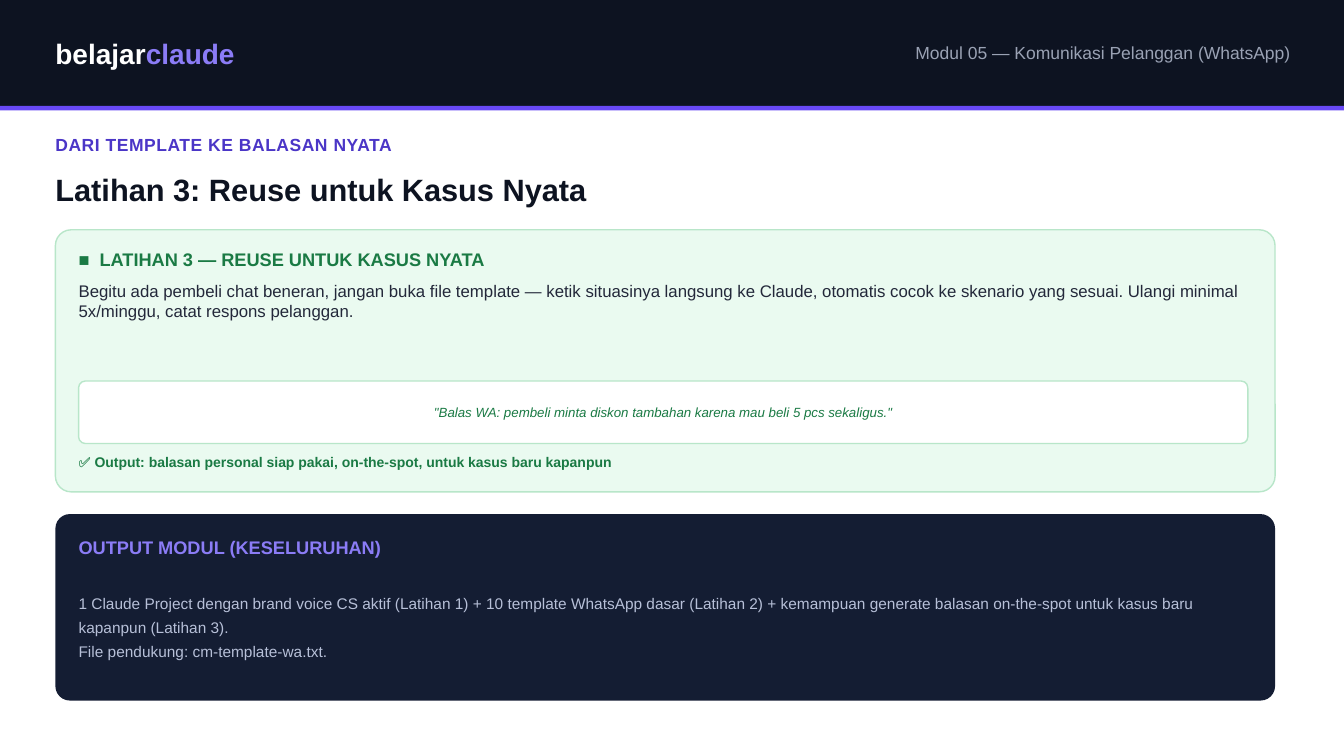
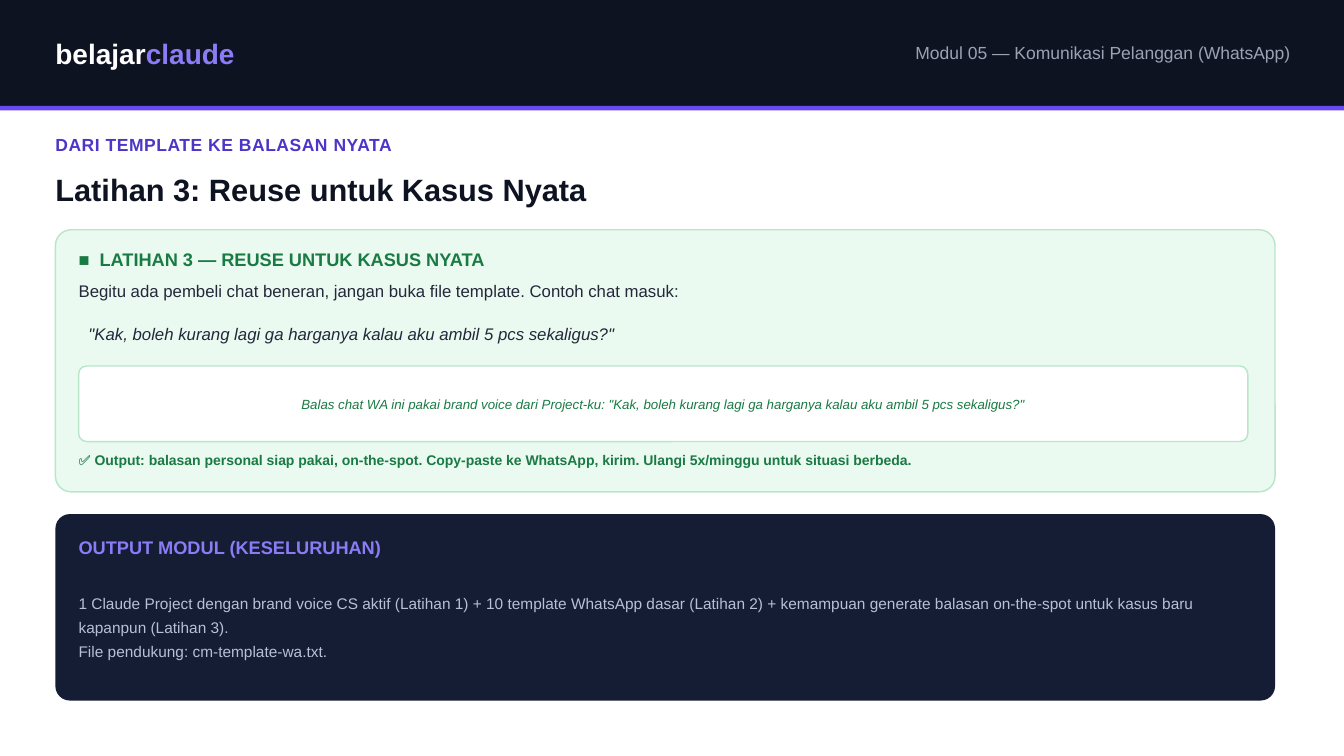
Before and after one commit to juliautomo/belajar-claude, a slide deck: slide 7 of Content-Marketing/M05-Komunikasi-Pelanggan/K3-M05-Komunikasi-Pelanggan.pptx (slide 8 before the commit). Drawn at 1344x756 pixels with LibreOffice and Linux fonts; fonts in the diff are those of the drawing. Boxes give left, top, right and bottom in pixels: in the first picture for what was removed or moved away, otherwise in the second. Text is boxed around its words. In the diff, an @@ line names an element or a change of style, - is before the commit and + after.

Commit message:
M05: remove redundant Buruk vs Baik section, wire Latihan 1-3 together
- Cut Contoh Prompt: Buruk vs Baik (redundant with Latihan 1+2, confusing sequencing)
- Latihan 1: brand voice now includes a signature line
- Latihan 2: output explicitly shows tone/signature carried over from Latihan 1
- Latihan 3: real customer-chat sample instead of abstract instruction
- PPTX: deleted redundant slide, fixed a pre-existing stale WA+Email eyebrow found during re-render, renumbered 8->7 slides

Checkpoint 105

```diff
--- a/Content-Marketing/M05-Komunikasi-Pelanggan/K3-M05-Komunikasi-Pelanggan.pptx
+++ b/Content-Marketing/M05-Komunikasi-Pelanggan/K3-M05-Komunikasi-Pelanggan.pptx
@@ text at bbox=[79, 285, 679, 301]: text changed @@
-Begitu ada pembeli chat beneran, jangan buka file template — ketik situasinya langsung ke Claude, otomatis cocok ke skenario yang sesuai. Ulangi minimal 5x/minggu, catat respons pelanggan.
+Begitu ada pembeli chat beneran, jangan buka file template. Contoh chat masuk:
@@ text added at bbox=[88, 328, 614, 344], 12 pt, text #23283A, italic @@
+"Kak, boleh kurang lagi ga harganya kalau aku ambil 5 pcs sekaligus?"
@@ rounded rectangle "Balas chat WA ini pakai ...": place and size @@
-rounded rectangle "Balas chat WA ini pakai ..." at bbox=[79, 381, 1248, 444]
+rounded rectangle "Balas chat WA ini pakai ..." at bbox=[79, 366, 1248, 442]
@@ text in rounded rectangle at bbox=[301, 399, 1024, 412]: text changed @@
-"Balas WA: pembeli minta diskon tambahan karena mau beli 5 pcs sekaligus."
+Balas chat WA ini pakai brand voice dari Project-ku: "Kak, boleh kurang lagi ga harganya kalau aku ambil 5 pcs sekaligus?"
@@ text at bbox=[95, 455, 911, 468]: text changed @@
-✅ Output: balasan personal siap pakai, on-the-spot, untuk kasus baru kapanpun
+✅ Output: balasan personal siap pakai, on-the-spot. Copy-paste ke WhatsApp, kirim. Ulangi 5x/minggu untuk situasi berbeda.
```
Also in this commit, not shown: 2 other slides changed, 1 slide removed, 2 other files.
